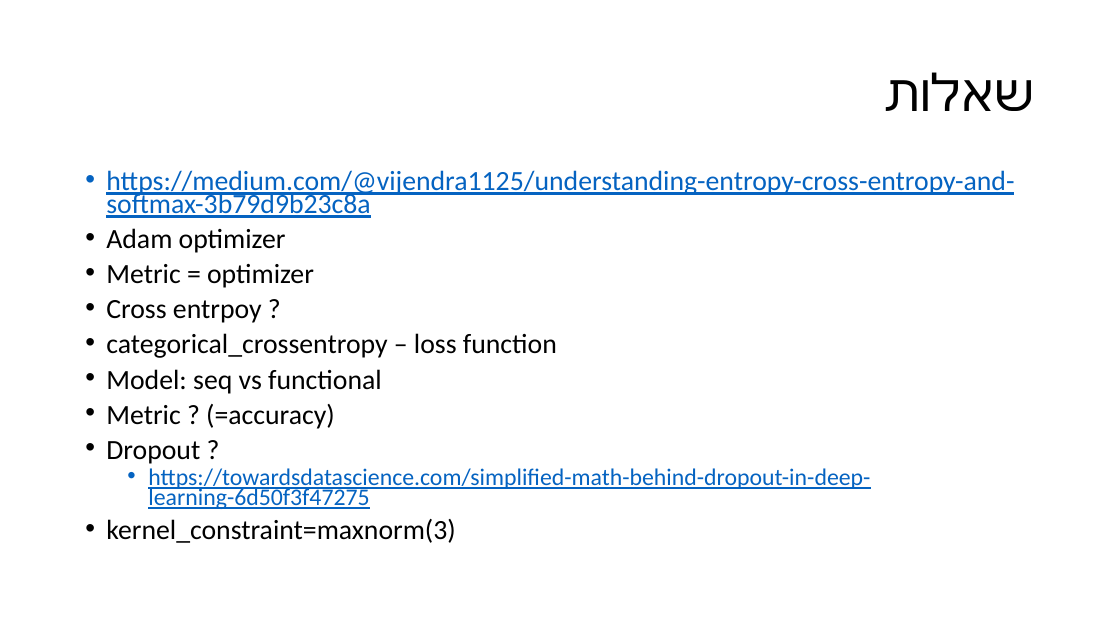
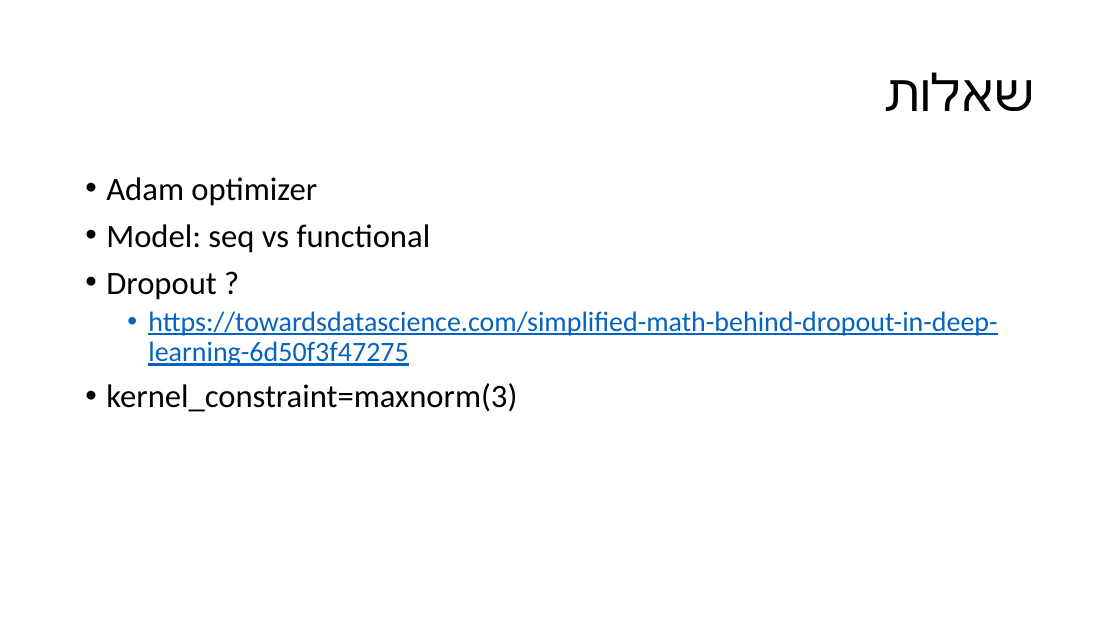
Before and after one commit to amitliron/FeatureSelecion, a slide deck: slide 17 of Presentation/Deep learning.pptx (slide 26 before the commit). Drawn at 1120x630 pixels with LibreOffice and Linux fonts; fonts in the diff are those of the drawing. Boxes give left, top, right and bottom in pixels: in the first picture for what was removed or moved away, otherwise in the second. Text is boxed around its words. In the diff, an @@ line names an element or a change of style, - is before the commit and + after.

```diff
--- a/Presentation/Deep learning.pptx
+++ b/Presentation/Deep learning.pptx
@@ text "Adam optimizer" at [106,177,997,412]: size 23.8 to 28 pt in "Adam optimizer", "Model: seq vs functional", "Dropout ?", "kernel_constraint=maxnorm(3)"; size 20.4 to 24 pt in "https://towardsdatascience.com/simplified-math-behind-dropou ..."; line spacing 0.7 to 0.9 @@
@@ text at [106,170,1014,218]: paragraph removed @@
-• https://medium.com/@vijendra1125/understanding-entropy-cross-entropy-and-softmax-3b79d9b23c8a
@@ text at [106,264,557,358]: paragraphs removed @@
-• Metric = optimizer
-• Cross entrpoy ?
-• categorical_crossentropy – loss function
@@ text at [106,404,335,429]: paragraph removed @@
-• Metric ? (=accuracy)
```
Also in this commit, not shown: 2 other slides changed, 3 slides added, 11 slides removed, 1 other file.
